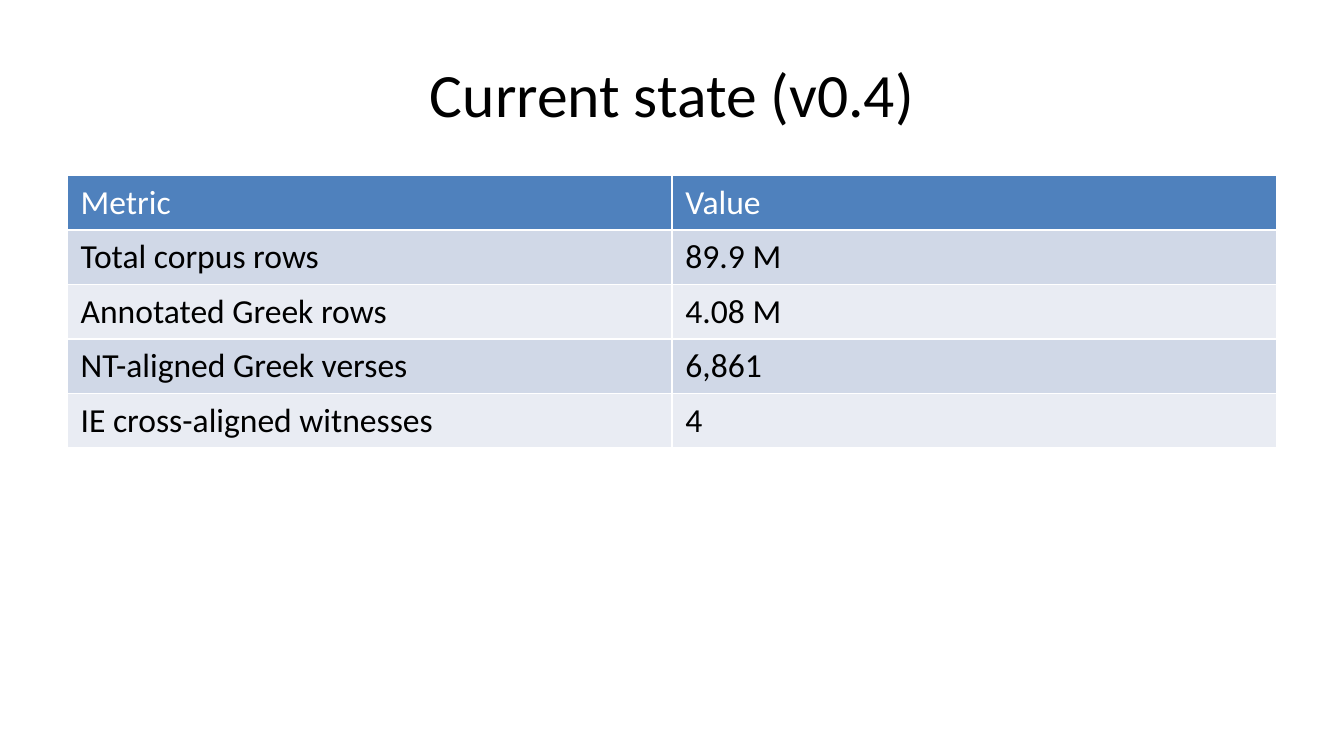
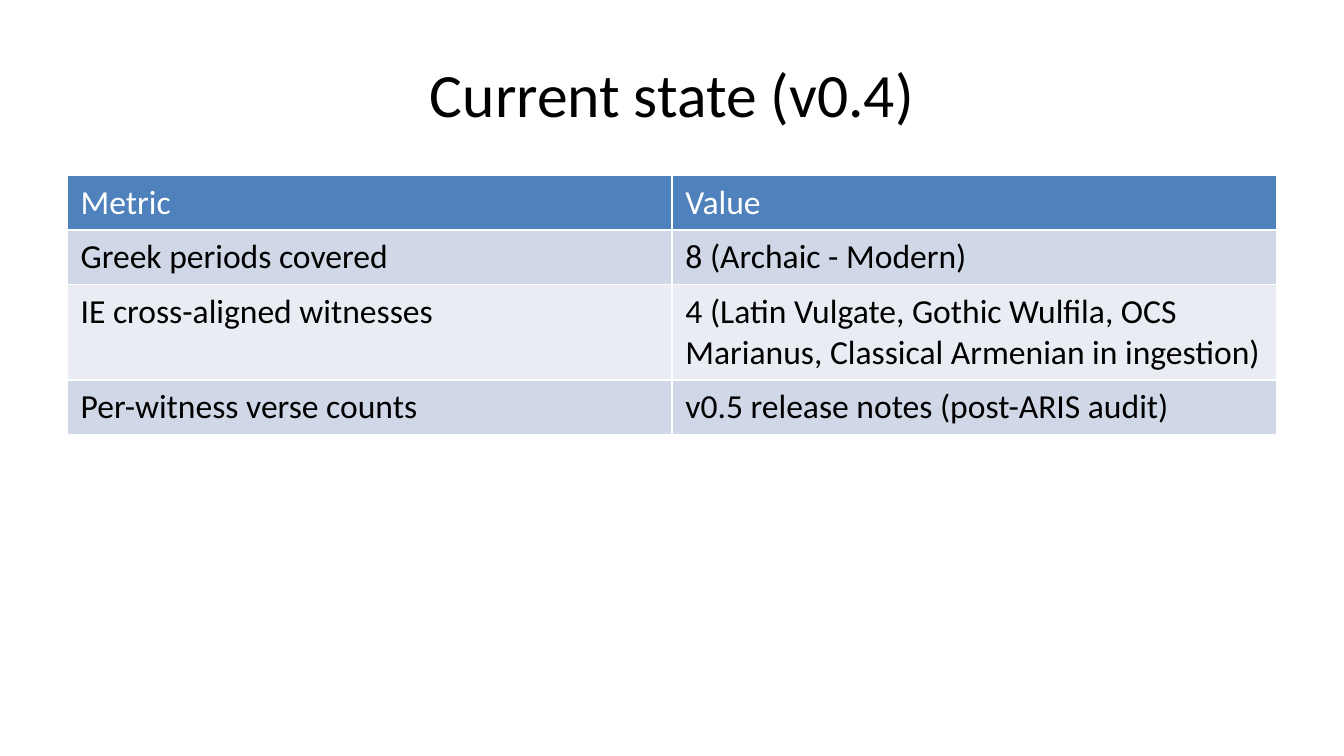
Before and after one commit to AthDGC/AthDGC.github.io, a slide deck: slide 5 of slides/announcement.pptx. Drawn at 1344x756 pixels with LibreOffice and Linux fonts; fonts in the diff are those of the drawing. Boxes give left, top, right and bottom in pixels: in the first picture for what was removed or moved away, otherwise in the second. Text is boxed around its words. In the diff, an @@ line names an element or a change of style, - is before the commit and + after.

Commit message:
AthDGC site update 2026-06-05 22:22 --- clean Quarto render, real Zenodo DOI 10.5281/zenodo.20439182, samples-only public release

```diff
--- a/slides/announcement.pptx
+++ b/slides/announcement.pptx
@@ table at (67, 176, 1277, 675) @@
-row 2: Total corpus rows | 89.9 M
-row 3: Annotated Greek rows | 4.08 M
-row 4: NT-aligned Greek verses | 6,861
-row 5: IE cross-aligned witnesses | 4
+row 2: Greek periods covered | 8 (Archaic - Modern)
+row 3: IE cross-aligned witnesses | 4 (Latin Vulgate, Gothic Wulfila, OCS Marianus, Classical Armenian in ingestion)
+row 4: Per-witness verse counts | v0.5 release notes (post-ARIS audit)
```
Also in this commit, not shown: 15 other files.
